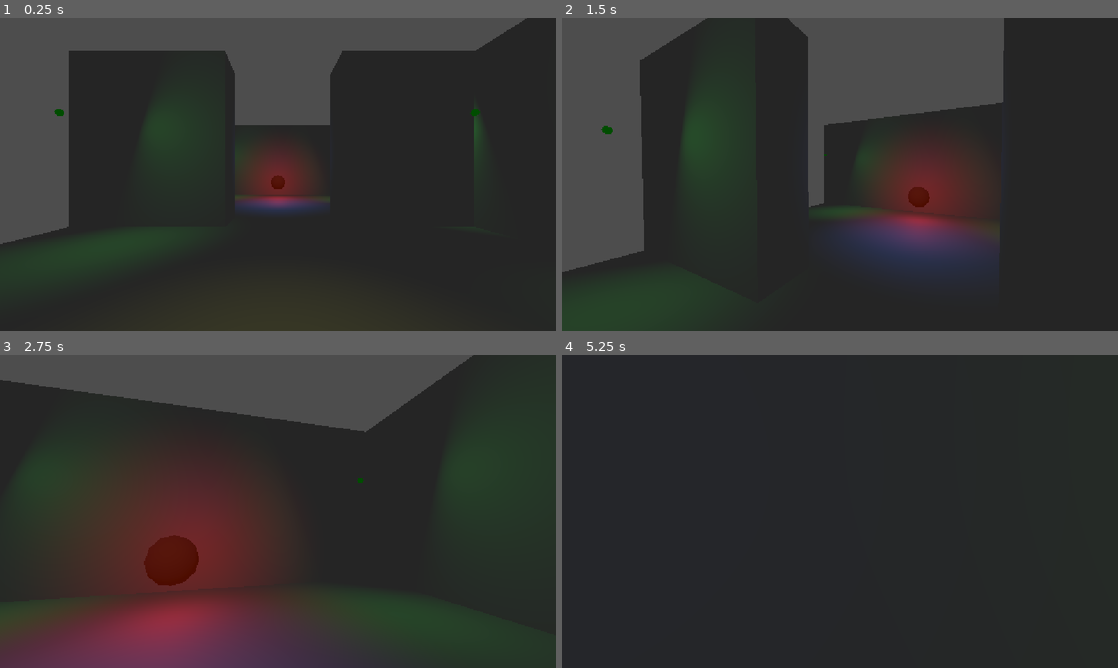
Above: before the commit, frames 1-4 (two rows, left to right).
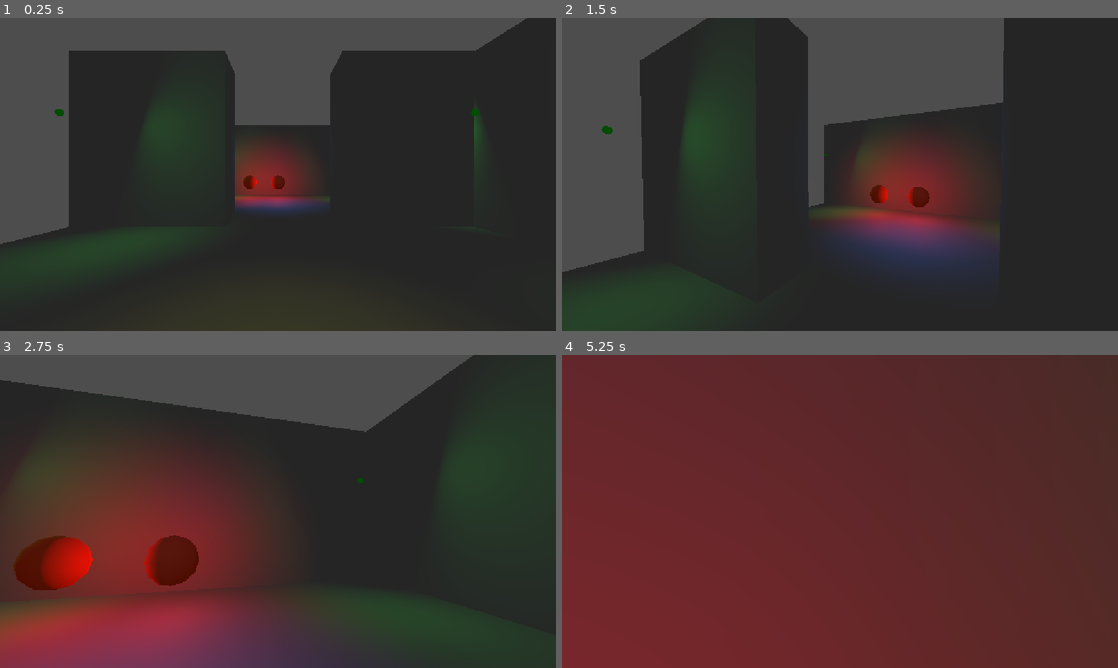
Above: after the commit, the same moments.

Repository: soheil-eivazy/ton-inventory
Game: Godot game, scene res://src/main/main_room.tscn
Two runs of this game, one before a commit and one after it. Both use one fixed random seed, a clock stepped at 60 frames per second and the inputs below.
Inputs (mouse positions are in pixels of both pictures, inside the frame that each line leads up to):
- Up to frame 1 (0.25 s): no input
- Up to frame 2 (1.5 s): tap Enter at 0.5 s; move the mouse to (867, 174) at 0.52 s; hold W (FORWARD) from 0.53 s (still down); click (867, 174) at 0.6 s; tap Space (JUMP) at 0.77 s; move the mouse to (812, 174) at 1.27 s; click (812, 174) at 1.35 s
- Up to frame 3 (2.75 s): keep holding W (FORWARD); tap Space (JUMP) at 1.52 s; move the mouse to (289, 505) at 2.02 s; click (289, 505) at 2.1 s
- Up to frame 4 (5.25 s): keep holding W (FORWARD); move the mouse to (834, 517) at 2.77 s; click (834, 517) at 2.85 s; tap Space (JUMP) at 3.02, 3.77, 4.52 s; move the mouse to (878, 514) at 3.52 s; click (878, 514) at 3.6 s; move the mouse to (795, 508) at 4.27 s; click (795, 508) at 4.35 s; move the mouse to (845, 511) at 5.02 s; click (845, 511) at 5.1 s

The runs differ from the first frame. In frame 1, 1.1% of the frame differs, in the area x 42-50%, y 41-61%; in frame 2, 2.9%; in frame 3, 17%; in frame 4, 100%, in the area x 0-100%, y 0-100%.

Commit message:
add interactor and interactee

Diff:
--- a/area_3d.gd
+++ b/area_3d.gd
@@ -1,6 +1,6 @@
 extends Area3D
 
-signal activate
+
 
 # Called when the node enters the scene tree for the first time.
 func _ready() -> void:
@@ -10,7 +10,3 @@
 # Called every frame. 'delta' is the elapsed time since the previous frame.
 func _process(delta: float) -> void:
 	pass
-
-
-func action():
-	activate.emit()
--- /dev/null
+++ b/src/helpers/interactee.gd
@@ -0,0 +1,16 @@
+class_name Interactee
+extends Area3D
+
+signal activate
+
+# Called when the node enters the scene tree for the first time.
+func _ready() -> void:
+	pass # Replace with function body.
+
+
+# Called every frame. 'delta' is the elapsed time since the previous frame.
+func _process(delta: float) -> void:
+	pass
+
+func action():
+	activate.emit()
--- /dev/null
+++ b/src/helpers/interactor.gd
@@ -0,0 +1,12 @@
+class_name Interactor
+extends Area3D
+
+
+# Called when the node enters the scene tree for the first time.
+func _ready() -> void:
+	pass # Replace with function body.
+
+
+# Called every frame. 'delta' is the elapsed time since the previous frame.
+func _process(delta: float) -> void:
+	pass
--- a/src/main/lamp.gd
+++ b/src/main/lamp.gd
@@ -1,11 +1,11 @@
 extends Node3D
 
 @onready var omni_light_3d: OmniLight3D = $OmniLight3D
-@onready var area_3d: Area3D = $Area3D
+@onready var interactee: Interactee = $Interactee
 
 # Called when the node enters the scene tree for the first time.
 func _ready() -> void:
-	area_3d.activate.connect(lamp_switch)
+	interactee.activate.connect(lamp_switch)
 
 
 # Called every frame. 'delta' is the elapsed time since the previous frame.
--- a/src/main/lamp.tscn
+++ b/src/main/lamp.tscn
@@ -1,26 +1,27 @@
 [gd_scene format=3 uid="uid://boeg4pjdq3riy"]
 
 [ext_resource type="Script" uid="uid://cy1lfwdff1jj8" path="res://src/main/lamp.gd" id="1_bekw5"]
-[ext_resource type="Script" uid="uid://cyh3x5bp3tqkj" path="res://area_3d.gd" id="2_uno5e"]
+[ext_resource type="Script" uid="uid://c7sgxxf4jmo58" path="res://src/helpers/interactee.gd" id="2_tcv6m"]
+
+[sub_resource type="StandardMaterial3D" id="StandardMaterial3D_bikiy"]
+albedo_color = Color(1, 0.2509804, 0, 1)
 
 [sub_resource type="SphereShape3D" id="SphereShape3D_bikiy"]
 radius = 1.1204501
 
-[sub_resource type="StandardMaterial3D" id="StandardMaterial3D_bikiy"]
-albedo_color = Color(1, 0.2509804, 0, 1)
-
 [node name="Lamp" type="Node3D" unique_id=727924472]
 script = ExtResource("1_bekw5")
-
-[node name="Area3D" type="Area3D" parent="." unique_id=704613882]
-collision_layer = 4
-script = ExtResource("2_uno5e")
-
-[node name="CollisionShape3D" type="CollisionShape3D" parent="Area3D" unique_id=1802537976]
-shape = SubResource("SphereShape3D_bikiy")
 
 [node name="CSGSphere3D" type="CSGSphere3D" parent="." unique_id=1809970127]
 material = SubResource("StandardMaterial3D_bikiy")
 
 [node name="OmniLight3D" type="OmniLight3D" parent="." unique_id=2114470931]
 light_color = Color(1, 0.06666667, 0.09019608, 1)
+
+[node name="Interactee" type="Area3D" parent="." unique_id=784479017]
+collision_layer = 4
+script = ExtResource("2_tcv6m")
+metadata/_custom_type_script = "uid://c7sgxxf4jmo58"
+
+[node name="CollisionShape3D" type="CollisionShape3D" parent="Interactee" unique_id=1802537976]
+shape = SubResource("SphereShape3D_bikiy")
--- a/src/main/main_room.tscn
+++ b/src/main/main_room.tscn
@@ -119,3 +119,6 @@
 
 [node name="Lamp" parent="." unique_id=727924472 instance=ExtResource("2_cctw7")]
 transform = Transform3D(1, 0, 0, 0, 1, 0, 0, 0, 1, 0, 1.6321464, -8.066357)
+
+[node name="Lamp2" parent="." unique_id=2020338176 instance=ExtResource("2_cctw7")]
+transform = Transform3D(1, 0, 0, 0, 1, 0, 0, 0, 1, -2.0065129, 1.6321464, -8.234398)
--- a/src/protag/protag.gd
+++ b/src/protag/protag.gd
@@ -50,9 +50,11 @@
 	move_and_slide()
 
 
-func _on_area_3d_area_entered(area: Area3D) -> void:
+
+func _on_interactor_area_entered(area: Area3D) -> void:
 	interactee = area
 
 
-func _on_area_3d_area_exited(area: Area3D) -> void:
-	interactee = null
+func _on_interactor_area_exited(area: Area3D) -> void:
+	if interactee == area:
+		interactee = null
--- a/src/protag/protag.tscn
+++ b/src/protag/protag.tscn
@@ -1,6 +1,7 @@
 [gd_scene format=3 uid="uid://d26ok3mhplda3"]
 
 [ext_resource type="Script" uid="uid://6flaslg1fr7g" path="res://src/protag/protag.gd" id="1_0qqcn"]
+[ext_resource type="Script" uid="uid://dxpoupays0337" path="res://src/helpers/interactor.gd" id="2_8lsrc"]
 
 [sub_resource type="CapsuleShape3D" id="CapsuleShape3D_br06f"]
 
@@ -8,9 +9,8 @@
 
 [sub_resource type="PrismMesh" id="PrismMesh_br06f"]
 
-[sub_resource type="CapsuleShape3D" id="CapsuleShape3D_bikiy"]
-radius = 1.0498047
-height = 2.0996094
+[sub_resource type="BoxShape3D" id="BoxShape3D_8lsrc"]
+size = Vector3(1, 0.8807373, 1.128418)
 
 [node name="Protag" type="CharacterBody3D" unique_id=844117783]
 script = ExtResource("1_0qqcn")
@@ -31,14 +31,15 @@
 unique_name_in_owner = true
 transform = Transform3D(1, 0, 0, 0, 1, 0, 0, 0, 1, 0, 1.6840107, 0)
 
-[node name="Area3D" type="Area3D" parent="Camera3D" unique_id=933271156]
-transform = Transform3D(1, 0, 0, 0, 1, 0, 0, 0, 1, 0, -1.6840107, -0.626487)
+[node name="Interactor" type="Area3D" parent="Camera3D" unique_id=36330874]
+transform = Transform3D(1, 0, 0, 0, 1, 0, 0, 0, 1, 0, -1.6840107, 0)
 collision_mask = 4
+script = ExtResource("2_8lsrc")
+metadata/_custom_type_script = "uid://dxpoupays0337"
 
-[node name="CollisionShape3D" type="CollisionShape3D" parent="Camera3D/Area3D" unique_id=1262557581]
-transform = Transform3D(1, 0, 0, 0, 1, 0, 0, 0, 1, 0, 1.0596361, 0)
-shape = SubResource("CapsuleShape3D_bikiy")
+[node name="CollisionShape3D2" type="CollisionShape3D" parent="Camera3D/Interactor" unique_id=1262557581]
+transform = Transform3D(1, 0, 0, 0, 1, 0, 0, 0, 1, 0, 1.6823084, -0.690696)
+shape = SubResource("BoxShape3D_8lsrc")
 
-[connection signal="area_entered" from="Camera3D/Area3D" to="." method="_on_area_3d_area_entered"]
-[connection signal="area_exited" from="Camera3D/Area3D" to="." method="_on_area_3d_area_exited"]
-[connection signal="body_entered" from="Camera3D/Area3D" to="." method="_on_area_3d_body_entered"]
+[connection signal="area_entered" from="Camera3D/Interactor" to="." method="_on_interactor_area_entered"]
+[connection signal="area_exited" from="Camera3D/Interactor" to="." method="_on_interactor_area_exited"]
Not shown, added: src/helpers/interactee.gd.uid
Not shown, added: src/helpers/interactor.gd.uid
